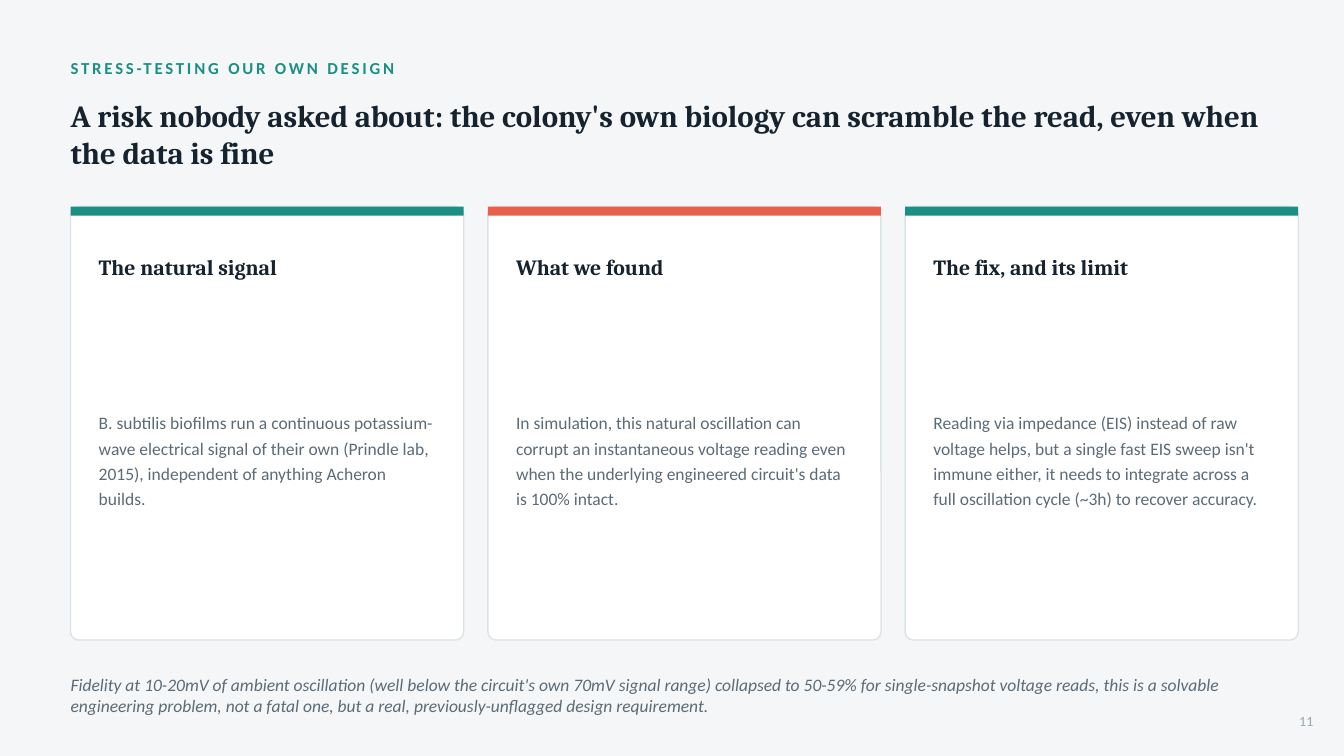
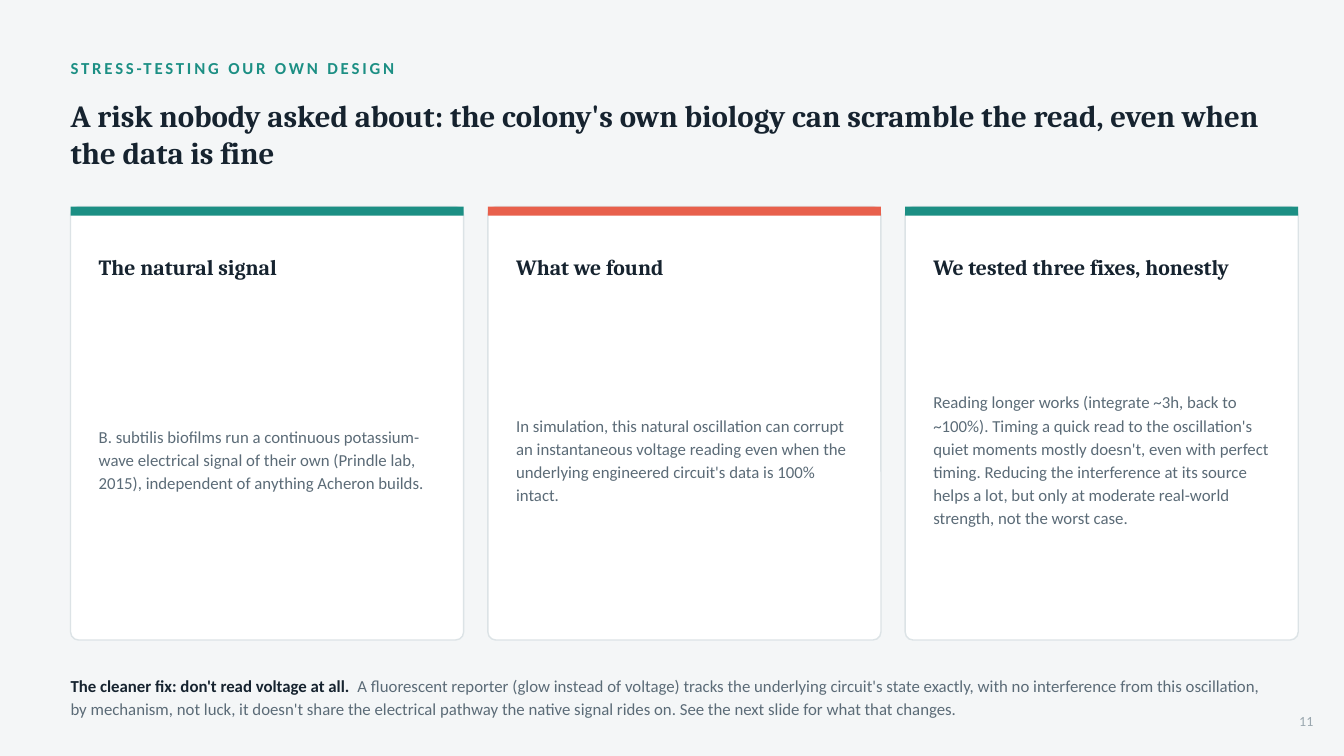
Before and after one commit to rewired89/Acheron, a slide deck: slide 11 of docs/pitch/Acheron_Pitch_Deck.pptx. Drawn at 1344x756 pixels with LibreOffice and Linux fonts; fonts in the diff are those of the drawing. Boxes give left, top, right and bottom in pixels: in the first picture for what was removed or moved away, otherwise in the second. Text is boxed around its words. In the diff, an @@ line names an element or a change of style, - is before the commit and + after.

```diff
--- a/docs/pitch/Acheron_Pitch_Deck.pptx
+++ b/docs/pitch/Acheron_Pitch_Deck.pptx
@@ text at (933, 259, 1229, 280): text changed @@
-The fix, and its limit
+We tested three fixes, honestly
@@ text "B. subtilis biofilms run a ..." at (99, 431, 423, 492): size 12.5 to 12 pt; line spacing 1.2 to 1.15 @@
@@ text "In simulation, this natural oscillation ..." at (516, 420, 846, 501): size 12.5 to 12 pt; line spacing 1.2 to 1.15 @@
@@ text at (933, 396, 1269, 527): text changed; size 12.5 to 12 pt @@
-Reading via impedance (EIS) instead of raw voltage helps, but a single fast EIS sweep isn't immune either, it needs to integrate across a full oscillation cycle (~3h) to recover accuracy.
+Reading longer works (integrate ~3h, back to ~100%). Timing a quick read to the oscillation's quiet moments mostly doesn't, even with perfect timing. Reducing the interference at its source helps a lot, but only at moderate real-world strength, not the worst case.
@@ text at (71, 680, 1259, 718): text changed; size 12.5 to 12 pt; italic off @@
-Fidelity at 10-20mV of ambient oscillation (well below the circuit's own 70mV signal range) collapsed to 50-59% for single-snapshot voltage reads, this is a solvable engineering problem, not a fatal one, but a real, previously-unflagged design requirement.
+The cleaner fix: don't read voltage at all. A fluorescent reporter (glow instead of voltage) tracks the underlying circuit's state exactly, with no interference from this oscillation, by mechanism, not luck, it doesn't share the electrical pathway the native signal rides on. See the next slide for what that changes.
```
Also in this commit, not shown: 8 other slides changed, 3 slides added, 1 slide removed, 2 other files.
